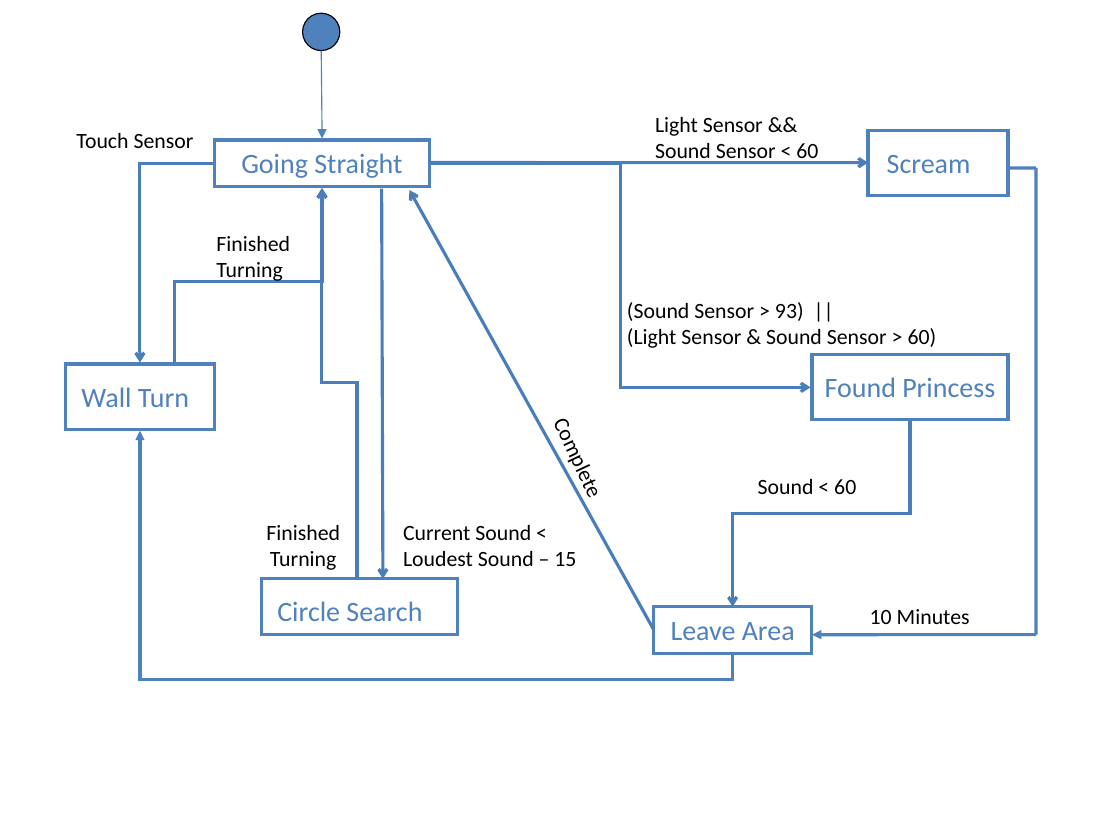
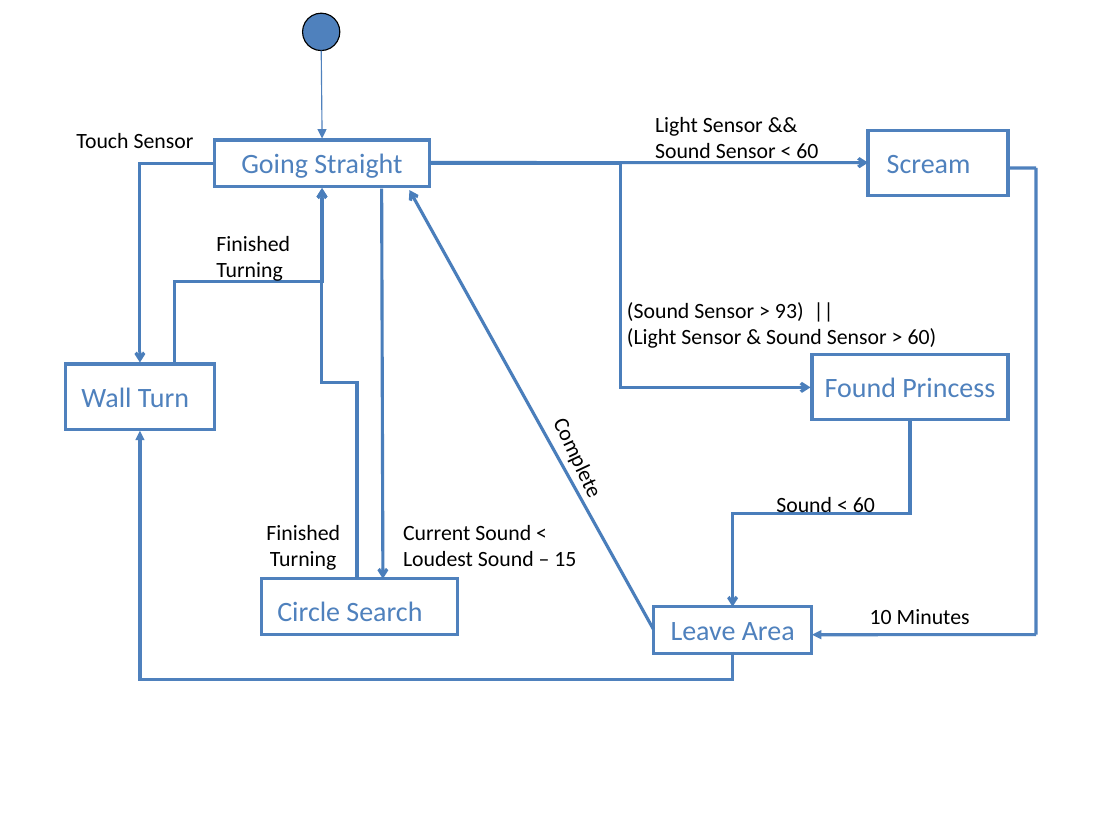
Before and after one commit to andrewzaldivar/psych268r-finalproject-spr10, a slide deck: slide 1 of State Diagram.ppt. Drawn at 1120x840 pixels with LibreOffice and Linux fonts; fonts in the diff are those of the drawing. Boxes give left, top, right and bottom in pixels: in the first picture for what was removed or moved away, otherwise in the second. Text is boxed around its words. In the diff, an @@ line names an element or a change of style, - is before the commit and + after.

```diff
--- a/State Diagram.ppt
+++ b/State Diagram.ppt
@@ text "Sound < 60" moved from (x1=758, y1=479, x2=856, y2=494) to (x1=776, y1=497, x2=875, y2=515) @@
```
Also in this commit, not shown: 1 slide added.
